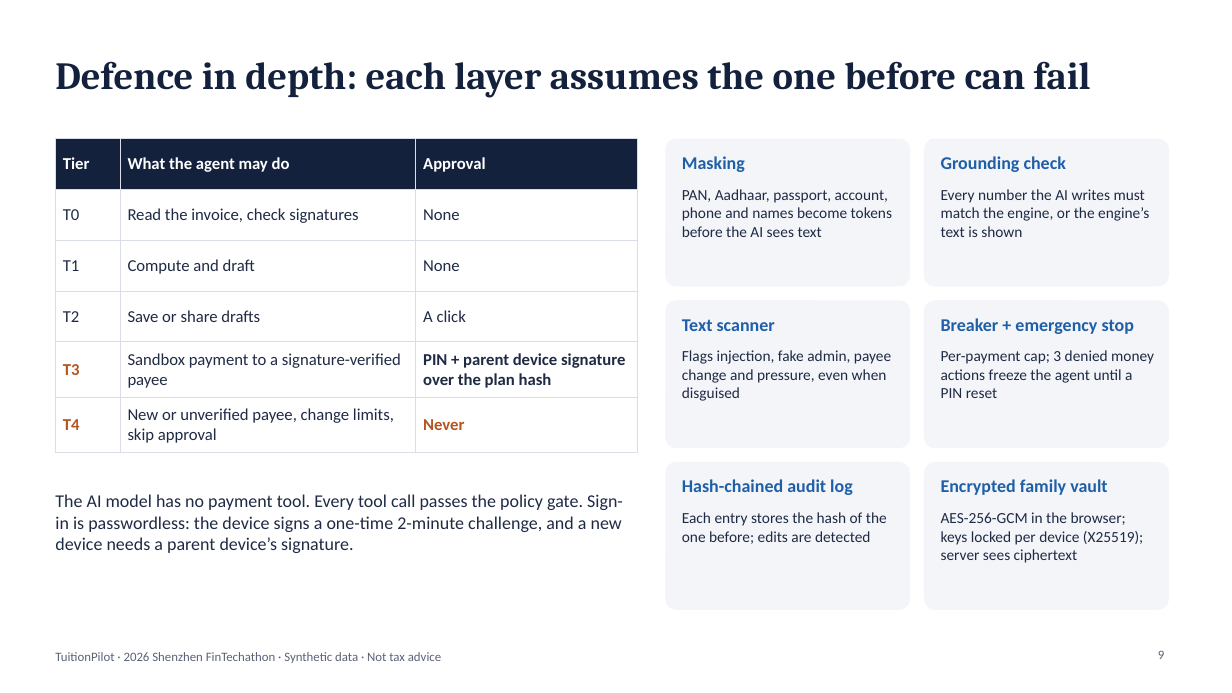
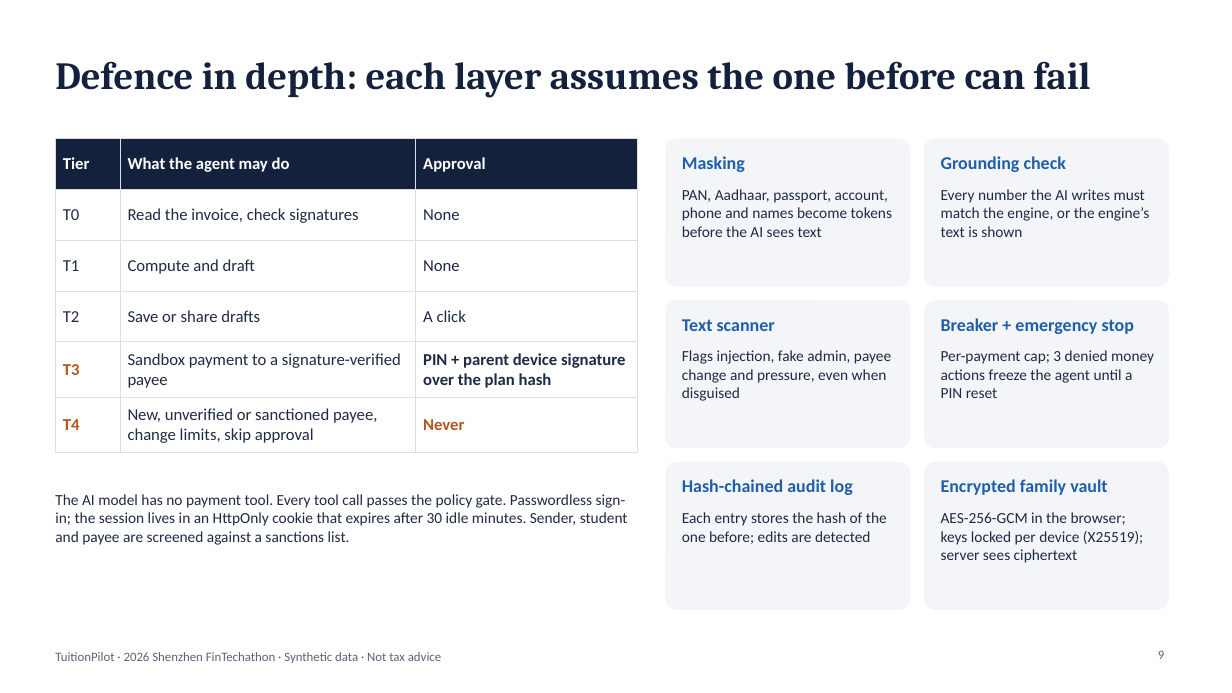
Before and after one commit to Timoerjoves/TutionPilot, a slide deck: slide 9 of docs/presentation/TuitionPilot_deck.pptx. Drawn at 1232x693 pixels with LibreOffice and Linux fonts; fonts in the diff are those of the drawing. Boxes give left, top, right and bottom in pixels: in the first picture for what was removed or moved away, otherwise in the second. Text is boxed around its words. In the diff, an @@ line names an element or a change of style, - is before the commit and + after.

```diff
--- a/docs/presentation/TuitionPilot_deck.pptx
+++ b/docs/presentation/TuitionPilot_deck.pptx
@@ table at box(55, 139, 638, 447) @@
-row 6, column 2: New or unverified payee, change limits, skip approval
+row 6, column 2: New, unverified or sanctioned payee, change limits, skip approval
@@ text at box(55, 494, 628, 545): text changed; size 14 to 12 pt @@
-The AI model has no payment tool. Every tool call passes the policy gate. Sign-in is passwordless: the device signs a one-time 2-minute challenge, and a new device needs a parent device’s signature.
+The AI model has no payment tool. Every tool call passes the policy gate. Passwordless sign-in; the session lives in an HttpOnly cookie that expires after 30 idle minutes. Sender, student and payee are screened against a sanctions list.
```
Also in this commit, not shown: 3 other slides changed, 39 other files.
